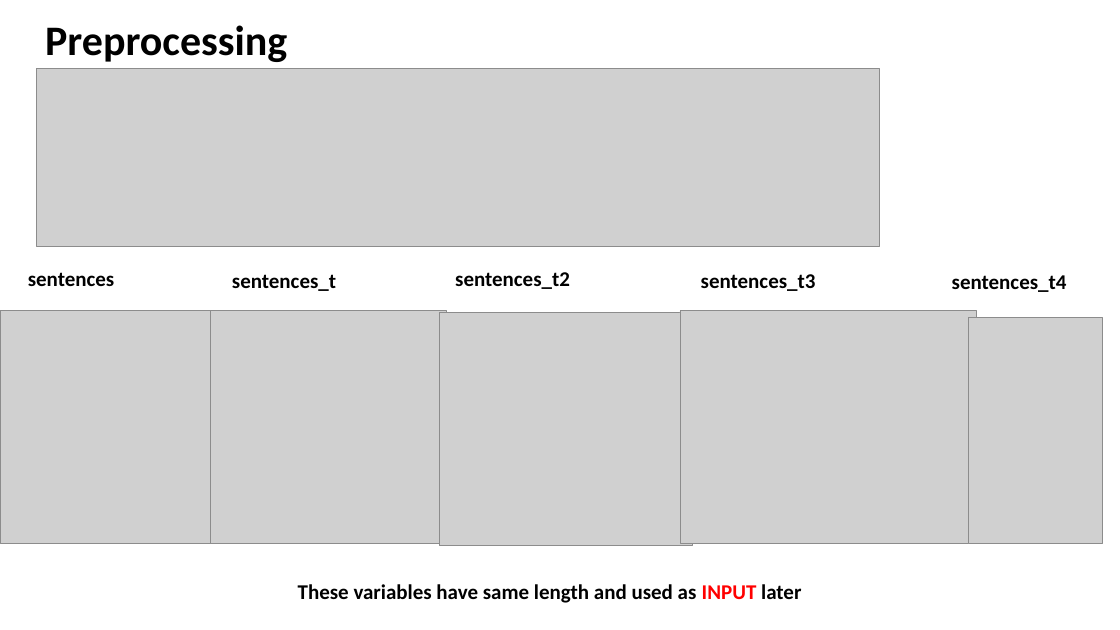
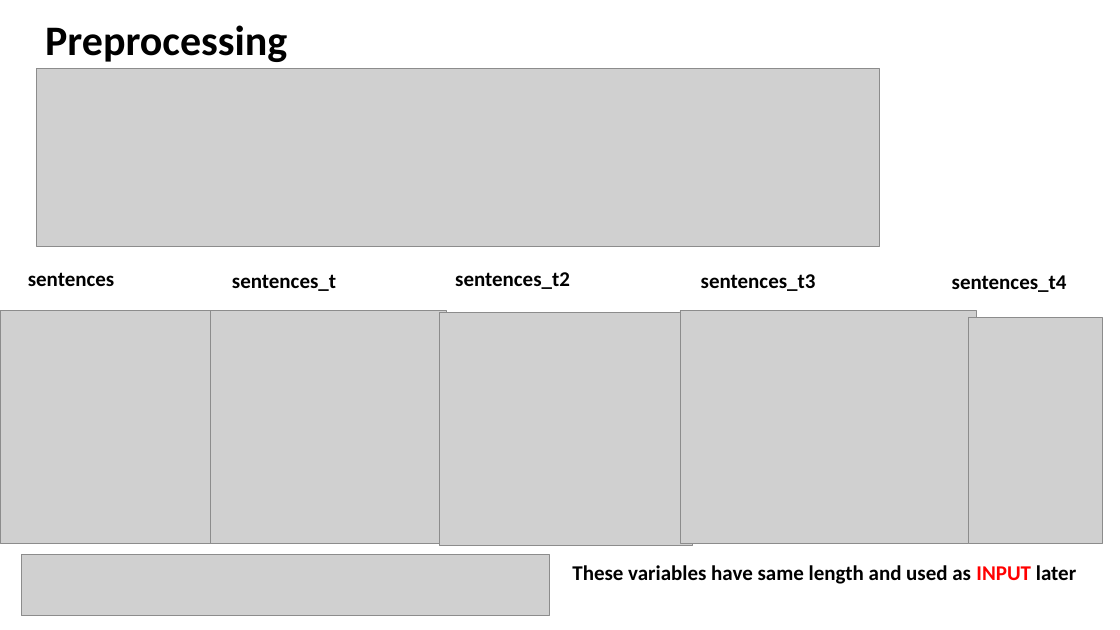
Before and after one commit to guptam/process-sequence, a slide deck: slide 6 of report.pptx. Drawn at 1120x630 pixels with LibreOffice and Linux fonts; fonts in the diff are those of the drawing; grey boxes stand for pictures. Boxes give left, top, right and bottom in pixels: in the first picture for what was removed or moved away, otherwise in the second. Text is boxed around its words. In the diff, an @@ line names an element or a change of style, - is before the commit and + after.

```diff
--- a/report.pptx
+++ b/report.pptx
@@ picture added at bbox=[21, 555, 549, 616] @@
@@ text "These variables have same length ...": place and size @@
-text "These variables have same length ..." at bbox=[298, 584, 801, 603]
+text "These variables have same length ..." at bbox=[572, 565, 1076, 584]
```
Also in this commit, not shown: 1 other slide changed, 2 slides added, 6 other files.
